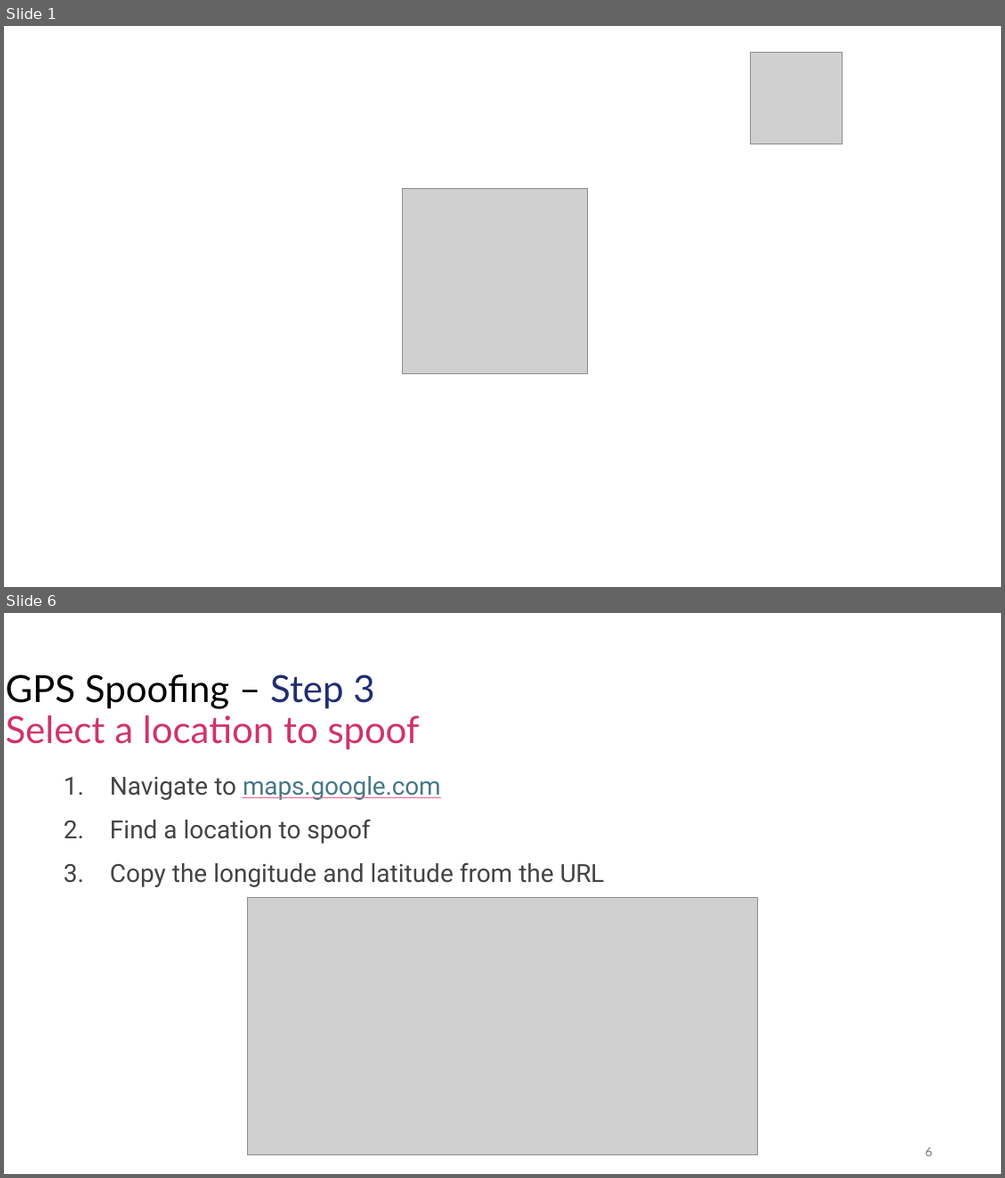
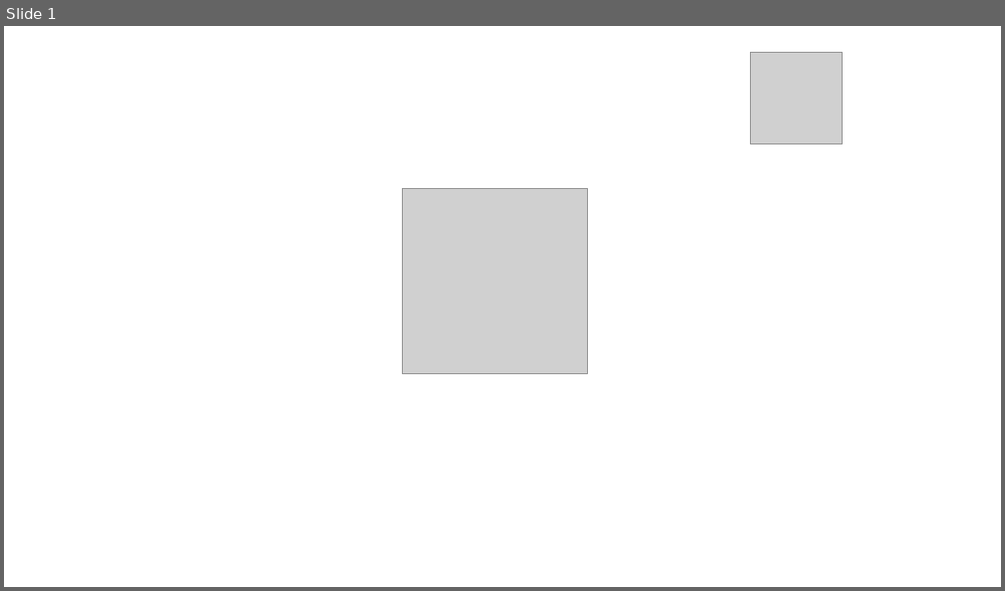
Before and after one commit to nprobert/AutoISAC-ACT-AdvWireless, a slide deck: 4 ACT AW - GPS.pptx. Shown one above the other, each under a label of ours: slides 1 and 6 before the commit, slide 1 after it; the slides between them are not shown. The pictures are 1005x1178 and 1005x591 pixels, drawn with LibreOffice and Linux fonts; fonts in the diff are those of the drawing; grey boxes stand for pictures. Boxes give left, top, right and bottom in pixels: in the first picture for what was removed or moved away, otherwise in the second. Text is boxed around its words. In the diff, an @@ line names an element or a change of style, - is before the commit and + after.

```diff
--- a/4 ACT AW - GPS.pptx
+++ b/4 ACT AW - GPS.pptx
@@ slide 6 removed at bbox=[4, 613, 1001, 1174], background #FFFFFF @@
@@ title removed at bbox=[6, 674, 420, 750] @@
-GPS Spooﬁng – Step 3 Select a location to spoof
@@ text removed at bbox=[110, 776, 605, 887] @@
-1. Navigate to maps.google.com
-2. Find a location to spoof
-3. Copy the longitude and latitude from the URL
@@ picture removed at bbox=[248, 897, 758, 1154] @@
@@ page number removed at bbox=[925, 1147, 932, 1156] @@
-6
```
Also in this commit, not shown: 1 slide changed, 4 slides added, 5 other slides removed, 3 other files.
